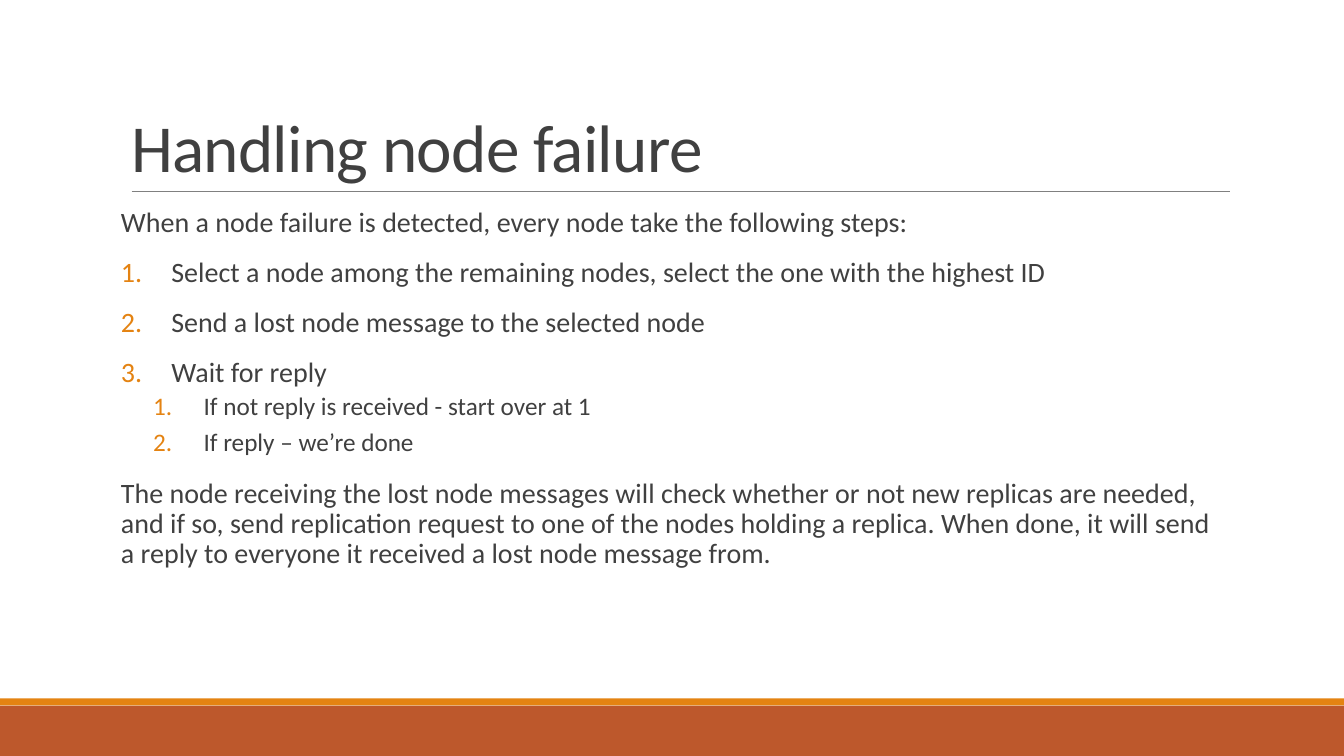
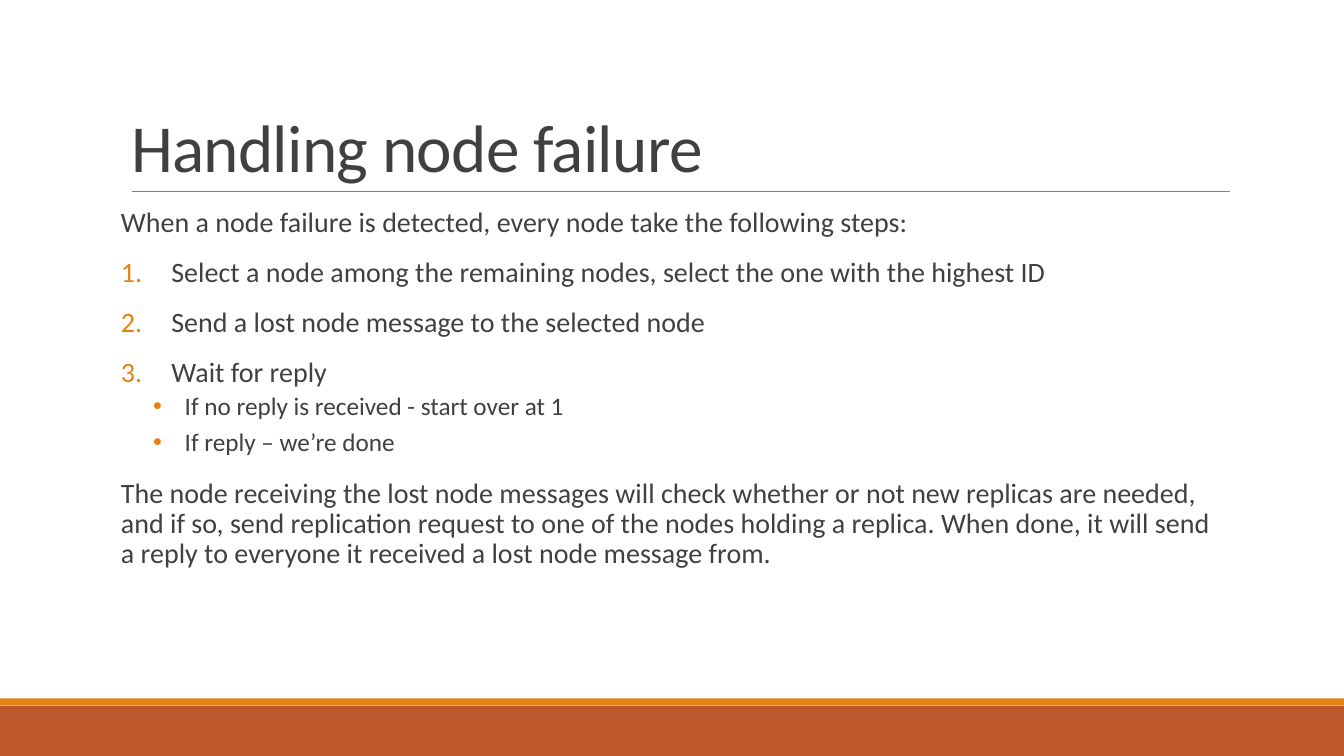
Before and after one commit to PStahl/master_thesis, a slide deck: slide 17 of presentation/presentation.pptx. Drawn at 1344x756 pixels with LibreOffice and Linux fonts; fonts in the diff are those of the drawing. Boxes give left, top, right and bottom in pixels: in the first picture for what was removed or moved away, otherwise in the second. Text is boxed around its words. In the diff, an @@ line names an element or a change of style, - is before the commit and + after.

```diff
--- a/presentation/presentation.pptx
+++ b/presentation/presentation.pptx
@@ text at box(185, 397, 564, 419): text changed @@
-  1. If not reply is received - start over at 1
+  • If no reply is received - start over at 1
@@ text at box(185, 433, 394, 455): bullet 1. to • @@
```
Also in this commit, not shown: 9 other slides changed.
